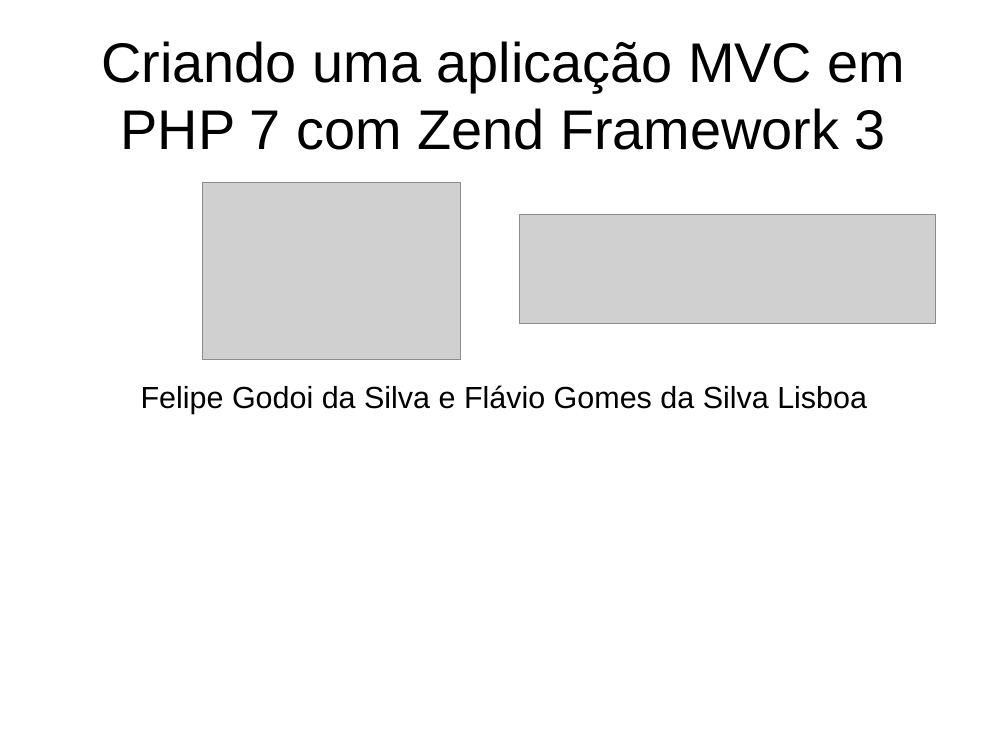
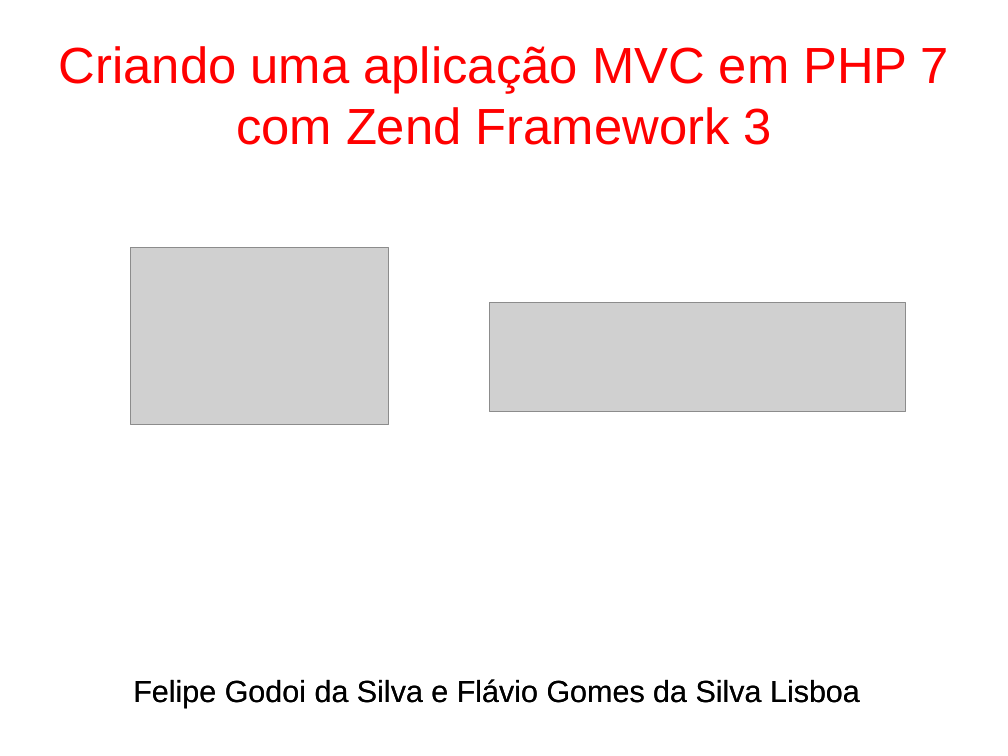
Before and after one commit to fgsl/lojasacme, a slide deck: slide 1 of docs/tutorial.odp. Drawn at 1008x756 pixels with LibreOffice and Linux fonts; fonts in the diff are those of the drawing; grey boxes stand for pictures. Boxes give left, top, right and bottom in pixels: in the first picture for what was removed or moved away, otherwise in the second. Text is boxed around its words. In the diff, an @@ line names an element or a change of style, - is before the commit and + after.

```diff
--- a/docs/tutorial.odp
+++ b/docs/tutorial.odp
@@ title "Criando uma aplicação MVC em ...": place and size @@
-title "Criando uma aplicação MVC em ..." at [101, 41, 906, 150]
+title "Criando uma aplicação MVC em ..." at [59, 46, 949, 145]
@@ title "Criando uma aplicação MVC em ..." at [59, 46, 949, 145]: size 44 to 40 pt, text colour #000000 to #FF0000 @@
@@ subtitle "Felipe Godoi da Silva e ...": place and size @@
-subtitle "Felipe Godoi da Silva e ..." at [141, 385, 867, 414]
+subtitle "Felipe Godoi da Silva e ..." at [133, 679, 860, 708]
@@ subtitle "Felipe Godoi da Silva e ..." at [133, 679, 860, 708]: vertical alignment middle to bottom @@
@@ picture: place and size @@
-picture at [203, 183, 461, 360]
+picture at [131, 248, 389, 425]
@@ picture: place and size @@
-picture at [520, 215, 936, 325]
+picture at [489, 303, 906, 413]
```
Also in this commit, not shown: 24 other slides changed, 9 slides added, 7 slides removed, 1 other file.
